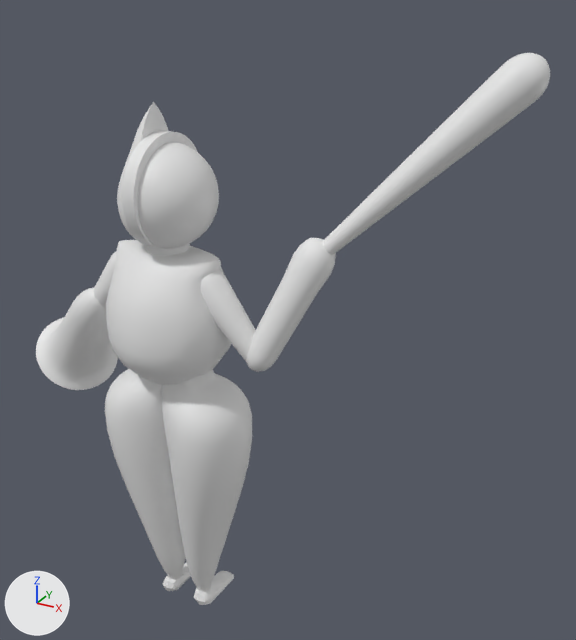
A saved change to the glTF model models/bauhaus/032719/Soldier.gltf.
One viewpoint serves both versions: a 50 mm lens placed at (414.0, -530.0, 600.0), pointed at (84.0, 70.0, 300.0). The axes (+X, +Y, +Z) are drawn at lower left. The lights are the same throughout. Where no turn or scale is listed for an object, it has been applied to the vertices. Vertices at the same position are counted once.

In view in the first picture: '01', '02', '03', '04', 'L1', 'L2', 'Lower', 'R1', 'R2', 'Shoe1', 'Stick', 'Torso'.
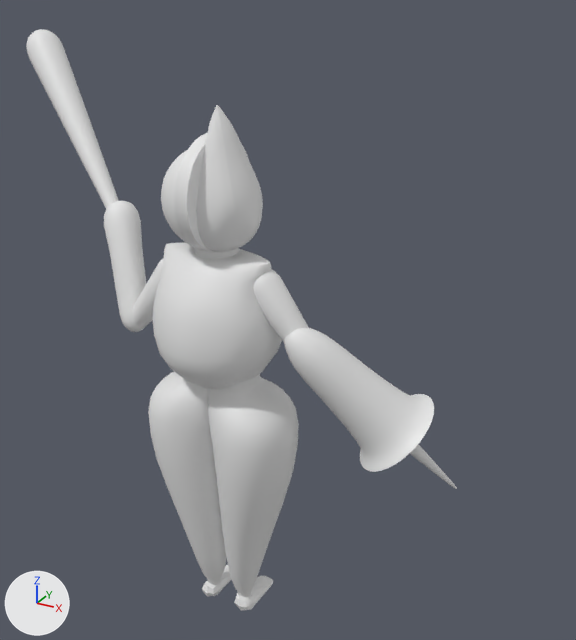
Boxes (x1, y1, x2, y2) around the edits, measured in the pictures (576 x 640 px):
'Lower', mesh mirrored, moved
    before: (105, 369, 252, 592)
    after: (148, 372, 299, 597)
'Torso', mesh mirrored, moved
    before: (106, 240, 231, 385)
    after: (153, 242, 282, 389)
'R2', mesh mirrored, moved
    before: (36, 288, 118, 390)
    after: (284, 327, 457, 489)
'Stick', mesh mirrored, moved
    before: (322, 53, 550, 255)
    after: (26, 29, 119, 208)
'L2', mesh mirrored, moved
    before: (246, 238, 336, 372)
    after: (104, 201, 146, 332)
'01', mesh mirrored, moved
    before: (117, 102, 169, 240)
    after: (197, 105, 263, 252)
'03', mesh mirrored, moved
    before: (138, 142, 219, 248)
    after: (161, 150, 188, 244)
'02', mesh mirrored, moved
    before: (122, 130, 198, 249)
    after: (175, 133, 248, 252)
'R1', mesh mirrored, moved
    before: (93, 251, 117, 309)
    after: (254, 269, 309, 342)
'Shoe1', mesh mirrored, moved
    before: (163, 562, 234, 605)
    after: (202, 564, 273, 611)
'04', mesh mirrored, moved
    before: (146, 243, 190, 256)
    after: (195, 248, 239, 259)
'L1', unchanged, covered by the edit
    before: (201, 270, 255, 361)
    after: (132, 258, 164, 328)

The change in detail:
me_mesh_0 has 614 vertices, 1224 faces and spans x -81.0..81.0, y -41.0..49.0, z -84.0..84.0.
me_mesh_0 is used by ob_stick; location (210.0, 54.0, 461.0).
me_mesh_0 part 1: the whole mesh is mirrored in x about its middle, then moved by (-332.0, 0.0, 0.0).
me_mesh_2 has 164 vertices, 324 faces and spans x -14.6..48.7, y -14.5..47.1, z -18.0..94.8.
me_mesh_2 is used by ob_l2; location (104.0, -9.0, 306.0).
me_mesh_2 part 2: the whole mesh is mirrored in x about its middle, then moved by (-154.0, 0.0, 0.0).
me_mesh_3 has 164 vertices, 324 faces and spans x -34.4..38.1, y -16.1..16.1, z -39.2..42.3.
me_mesh_3 is used by ob_r1; location (-59.0, -8.0, 332.0).
me_mesh_3 part 3: the whole mesh is mirrored in x about its middle, then moved by (201.2, 0.0, 0.0).
me_mesh_4 has 1369 vertices, 2700 faces and spans x -88.0..49.0, y -35.0..61.0, z -105.0..56.0.
me_mesh_4 is used by ob_r2; location (-110.0, 8.0, 274.0).
me_mesh_4 part 4: the whole mesh is mirrored in x about its middle, then moved by (346.0, 0.0, 0.0).
me_mesh_5 has 365 vertices, 704 faces and spans x -58.9..58.9, y -54.6..54.6, z -43.8..78.8.
me_mesh_5 is used by ob_torso; location (9.0, -9.0, 302.0).
me_mesh_5 part 5: the whole mesh is mirrored in x about its middle, then moved by (69.1, 0.0, 0.0).
me_mesh_6 has 1122 vertices, 2156 faces and spans x -17.7..17.7, y -35.0..35.0, z -59.5..59.5.
me_mesh_6 is used by ob_01; location (-14.0, -8.0, 443.0).
me_mesh_6 part 6: the whole mesh is mirrored in x about its middle, then moved by (115.2, 0.0, 0.0).
me_mesh_7 has 74 vertices, 144 faces and spans x -5.8..5.8, y -48.4..48.4, z -48.4..48.4.
me_mesh_7 is used by ob_02; location (9.0, -7.0, 431.0).
me_mesh_7 part 7: the whole mesh is mirrored in x about its middle, then moved by (68.8, 0.0, 0.0).
me_mesh_8 has 325 vertices, 612 faces and spans x 0.0..44.6, y -44.6..44.6, z -44.6..44.6.
me_mesh_8 is used by ob_03; location (9.0, -7.0, 427.0).
me_mesh_8 part 8: the whole mesh is mirrored in x about its middle, then moved by (24.2, 0.0, 0.0).
me_mesh_9 has 50 vertices, 96 faces and spans x -18.6..18.6, y -18.6..18.6, z -4.2..4.2.
me_mesh_9 is used by ob_04; location (9.0, -8.0, 383.0).
me_mesh_9 part 9: the whole mesh is mirrored in x about its middle, then moved by (69.1, 0.0, 0.0).
me_mesh_10 has 2000 vertices, 3840 faces and spans x -48.0..99.0, y -42.0..42.0, z -123.0..134.0.
me_mesh_10 is used by ob_lower; location (-17.0, -8.0, 138.0).
me_mesh_10 part 10: the whole mesh is mirrored in x about its middle, then moved by (69.0, 0.0, 0.0).
me_mesh_11 has 134 vertices, 242 faces and spans x -29.3..29.3, y -28.9..28.9, z -9.3..9.3.
me_mesh_11 is used by ob_shoe1; location (9.0, 8.0, 11.0).
me_mesh_11 part 11: the whole mesh is mirrored in x about its middle, then moved by (68.9, 0.0, 0.0).
Object 'Stick' (ob_stick) moves from (210.0, 54.0, 461.0) to (182.0, 68.0, 461.0).
Object 'L2' (ob_l2) moves from (104.0, -9.0, 306.0) to (76.0, 5.0, 306.0).
Object 'R1' (ob_r1) moves from (-59.0, -8.0, 332.0) to (-87.0, 5.0, 332.0).
Object 'R2' (ob_r2) moves from (-110.0, 8.0, 274.0) to (-138.0, 22.0, 274.0).
Object 'Torso' (ob_torso) moves from (9.0, -9.0, 302.0) to (-19.0, 5.0, 302.0).
Object '01' (ob_01) moves from (-14.0, -8.0, 443.0) to (-42.0, 6.0, 443.0).
Object '02' (ob_02) moves from (9.0, -7.0, 431.0) to (-19.0, 7.0, 431.0).
Object '03' (ob_03) moves from (9.0, -7.0, 427.0) to (-19.0, 7.0, 427.0).
Object '04' (ob_04) moves from (9.0, -8.0, 383.0) to (-19.0, 6.0, 383.0).
Object 'Lower' (ob_lower) moves from (-17.0, -8.0, 138.0) to (-45.0, 5.0, 138.0).
Object 'Shoe1' (ob_shoe1) moves from (9.0, 8.0, 11.0) to (-19.0, 22.0, 11.0).
